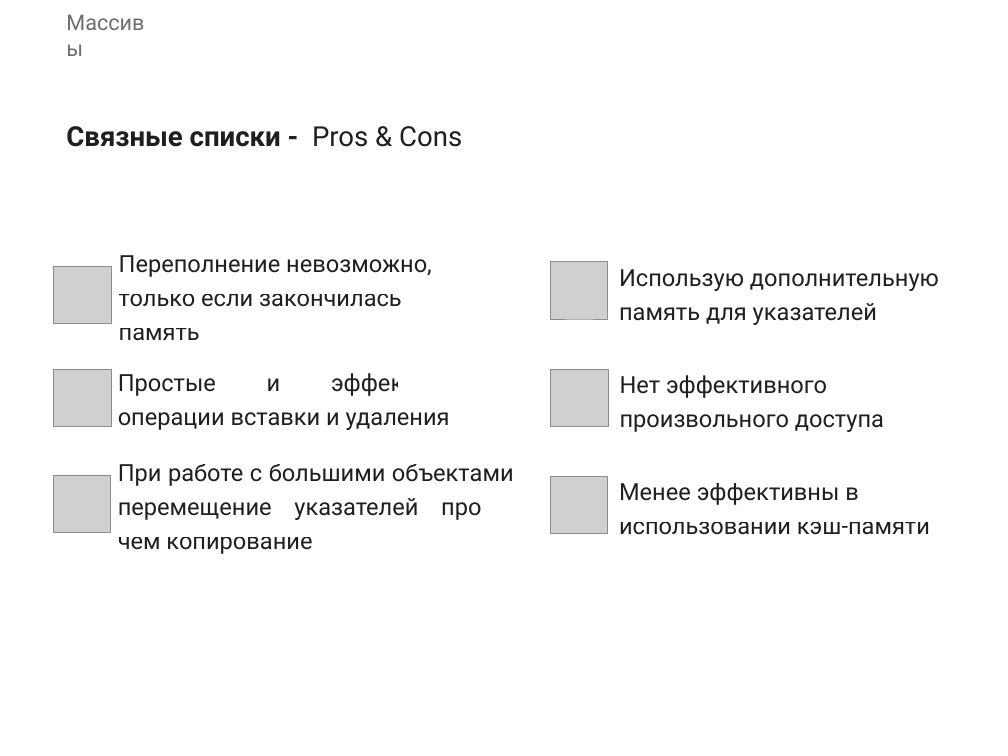
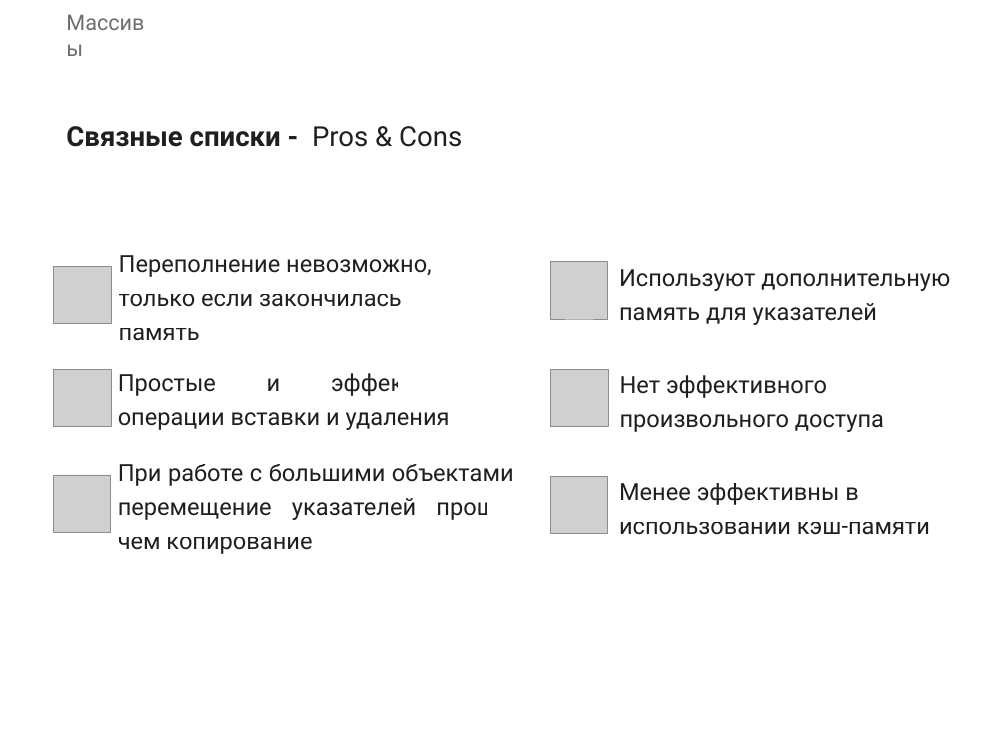
Before and after one commit to il-bychkov/algorithms_course, a slide deck: slide 16 of lections/4_data_structures_1.pptx. Drawn at 1008x756 pixels with LibreOffice and Linux fonts; fonts in the diff are those of the drawing; grey boxes stand for pictures; background and template pictures are left out. Boxes give left, top, right and bottom in pixels: in the first picture for what was removed or moved away, otherwise in the second. Text is boxed around its words. In the diff, an @@ line names an element or a change of style, - is before the commit and + after.

Commit message:
Fix typos on slide LinkedLists ProsCons

```diff
--- a/lections/4_data_structures_1.pptx
+++ b/lections/4_data_structures_1.pptx
@@ text at (619, 269, 950, 325): text changed @@
-Использую дополнительную память для указателей
+Используют дополнительную память для указателей
@@ text at (118, 464, 514, 554): text changed @@
-При работе с большими объектами перемещение указателей проще чем копирование
+При работе с большими объектами перемещение указателей проще, чем копирование
```
